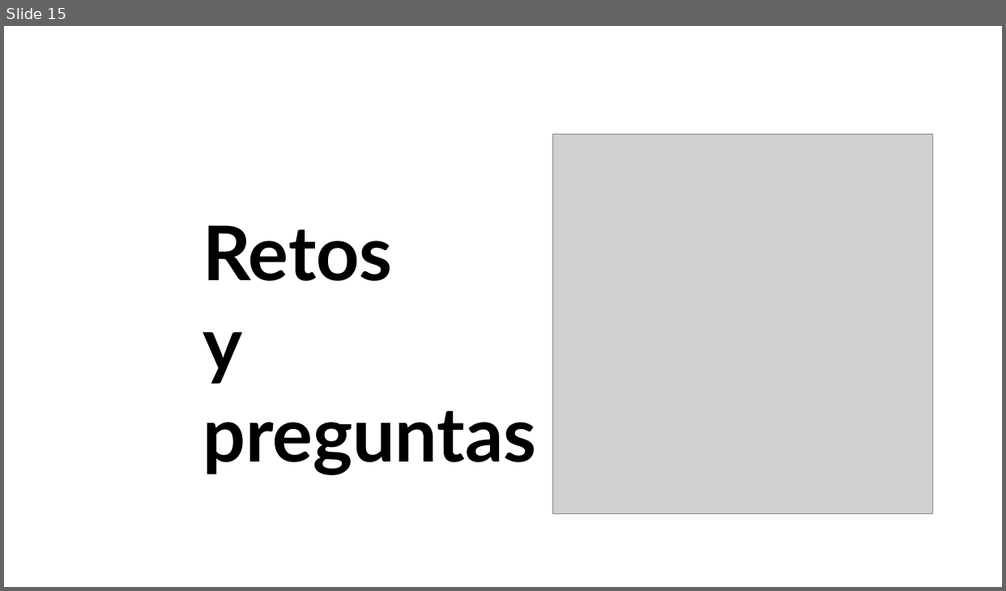
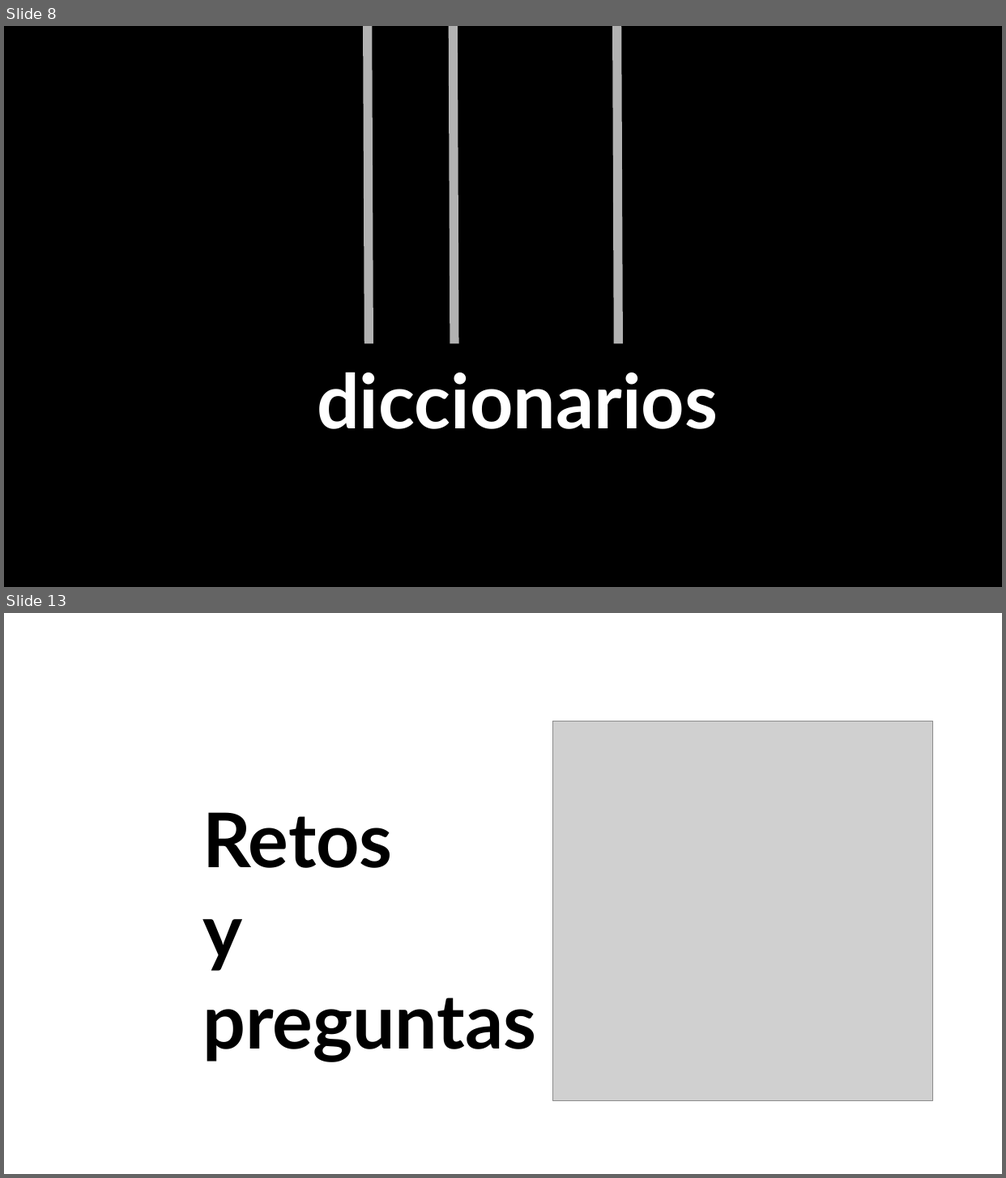
Before and after one commit to uibcdf/Taller-Python, a slide deck: semana_3/slides/slides.odp. Shown one above the other, each under a label of ours: slide 15 before the commit, slides 8 and 13 after it; the slides between them are not shown. The pictures are 1006x591 and 1006x1178 pixels, drawn with LibreOffice and Linux fonts; fonts in the diff are those of the drawing; grey boxes stand for pictures. Boxes give left, top, right and bottom in pixels: in the first picture for what was removed or moved away, otherwise in the second. Text is boxed around its words. In the diff, an @@ line names an element or a change of style, - is before the commit and + after.

```diff
--- a/semana_3/slides/slides.odp
+++ b/semana_3/slides/slides.odp
@@ slide 8 added at box(4, 26, 1002, 587), background #FFFFFF @@
@@ rectangle added at box(4, 26, 1002, 587), fill #000000 @@
@@ line added from (367, 26) to (369, 344), #B2B2B2 7.2 pt @@
@@ line added from (454, 26) to (454, 344), #B2B2B2 7.2 pt @@
@@ line added from (617, 26) to (619, 344), #B2B2B2 7.2 pt @@
@@ text added at box(317, 372, 718, 429), 60 pt, text #FFFFFF, bold @@
+diccionarios
@@ what was slide 15 is now slide 13 @@
```
Also in this commit, not shown: 1 slide changed, 10 other slides added, 13 slides removed, 5 other files.
